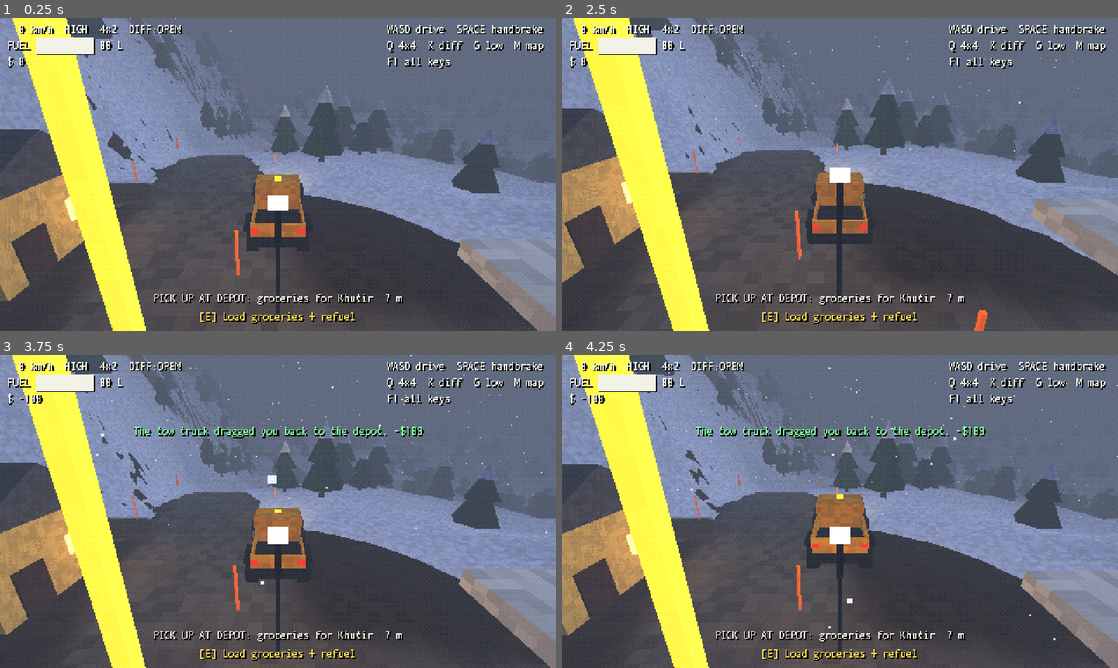
Above: before the commit, frames 1-4 (two rows, left to right).
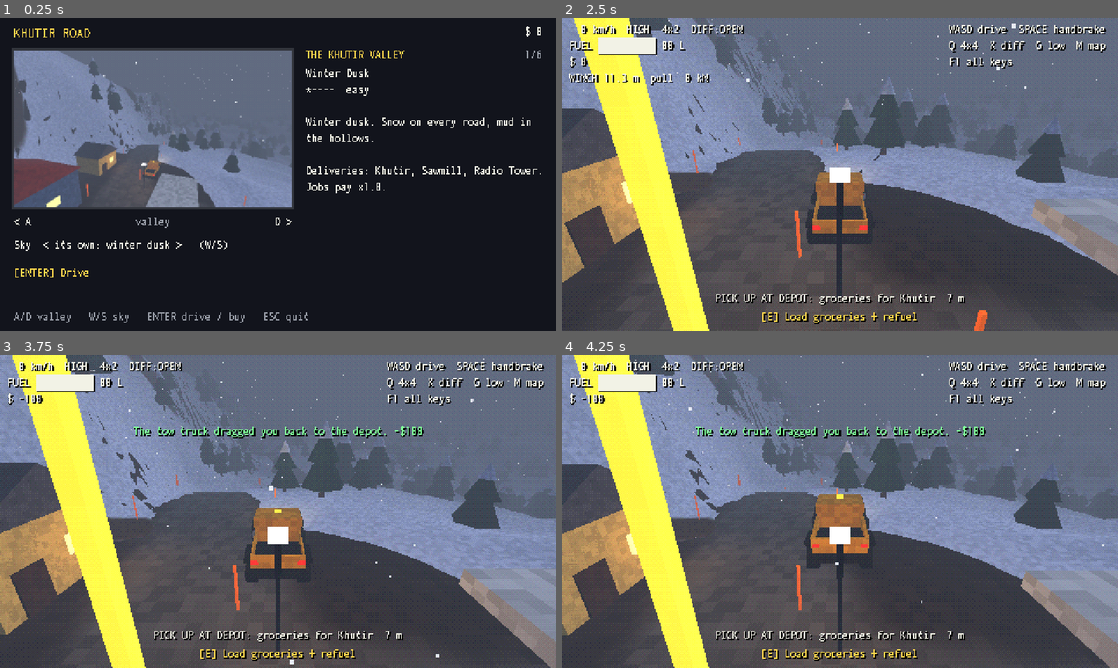
Above: after the commit, the same moments.

Repository: Codir/zsuv
Game: Godot game, scene res://scenes/game.tscn
Same seed, same stepped clock (60 frames per second), same inputs: the game is played once before the commit and once after it. Before the commit the project starts from res://scenes/main.tscn.
Inputs (mouse positions are in pixels of both pictures, inside the frame that each line leads up to):
- Up to frame 1 (0.25 s): no input
- Up to frame 2 (2.5 s): tap Enter at 0.5, 0.8 s; move the mouse to (962, 158) at 0.52 s; hold D (steer_right, bound only before the commit) 0.53-1.25 s; hold F (winch, bound only before the commit) 0.53-1.25 s; click (962, 158) at 0.67 s; drag from (728, 190) to (812, 237) at 1.27 s; move the mouse to (895, 105) at 2.02 s; hold D (steer_right) from 2.03 s (still down); hold F (winch) from 2.03 s (still down); tap Keypad Enter at 2.1 s; click (895, 105) at 2.17 s
- Up to frame 3 (3.75 s): release D (steer_right) at 2.75 s; release F (winch) at 2.75 s; drag from (250, 574) to (111, 464) at 2.77 s; move the mouse to (444, 558) at 3.52 s; hold A (steer_left) from 3.53 s (still down); hold T (recover) from 3.53 s (still down); click (444, 558) at 3.67 s
- Up to frame 4 (4.25 s): keep holding A (steer_left); keep holding T (recover); tap Keypad Enter at 3.8 s; tap R (reset) at 4.15 s

The runs differ from the first frame. In frame 1, 92% of the frame differs, in the area x 0-100%, y 0-100%; in frame 2, 1.0%; in frame 3, 0.7%; in frame 4, 0.5%.

Commit message:
The valleys screen: a picture and a card of each valley, its sky to pick, bought in order
The game now opens on the valleys (scripts/ui/start_screen.gd): a picture of each, seen from
behind the truck at its depot in its own sky, and a card of what awaits there: the sky, how
hard, the ground, where the deliveries go, how much more jobs pay. A/D or the arrows pick a
valley, W/S its sky (its own, sun, overcast, snow or rain, night), Enter drives in or buys it;
the mouse clicks the same. They open in order of difficulty for the money earned, $1500 to
$8500. Esc in a valley comes back to the screen.

scripts/systems/profile.gd keeps the money, the valleys bought, the sky picked for each and the
records in user://khutir_road.cfg (IndexedDB in a browser), saved on every change; the contracts'
money is the profile's. scripts/game.gd switches between the screen and a valley; --valley=<id>,
--autodrive and the captures go straight in with a profile in memory. ./godot.sh previews renders
the pictures (scripts/capture/previews.gd) into previews/.

Tests: the profile saves and loads; valleys open in order for money; the screen buys and drives
in with the sky picked; Esc leaves the valley for the screen.

Co-Authored-By: Claude Opus 5.5 <noreply@anthropic.com>
Claude-Session: https://claude.ai/code/session_01HDJrrk4tBGvDZtfW7wxULb

Diff:
--- a/project.godot
+++ b/project.godot
@@ -6,7 +6,7 @@
 config/name="Khutir Road"
 config/description="A PSX-style winter delivery drive down the road to a lone khutir."
 config/version="0.1.2"
-run/main_scene="res://scenes/main.tscn"
+run/main_scene="res://scenes/game.tscn"
 config/features=PackedStringArray("4.7", "GL Compatibility")
 config/icon="res://icon.svg"
 boot_splash/bg_color=Color(0.23, 0.267, 0.349, 1)
--- /dev/null
+++ b/scenes/game.tscn
@@ -0,0 +1,6 @@
+[gd_scene load_steps=2 format=3]
+
+[ext_resource type="Script" path="res://scripts/game.gd" id="1"]
+
+[node name="Game" type="Node"]
+script = ExtResource("1")
--- /dev/null
+++ b/scripts/capture/previews.gd
@@ -0,0 +1,46 @@
+extends SceneTree
+## The valleys screen's pictures: each valley in its own sky, seen from above and behind the
+## truck at its depot, looking out along its first road, saved as <out>/<id>.png at 240x135
+## (the game's 480x270 halved). Needs a window to render into:
+##   godot --path . -s res://scripts/capture/previews.gd -- --out=<dir>   (./godot.sh previews)
+
+const SCENE := preload("res://scenes/main.tscn")
+
+
+func _initialize() -> void:
+	_run.call_deferred()
+
+
+func _run() -> void:
+	var out := ProjectSettings.globalize_path("res://previews")
+	for arg in OS.get_cmdline_user_args():
+		if arg.begins_with("--out="):
+			out = arg.get_slice("=", 1)
+	DirAccess.make_dir_recursive_absolute(out)
+	AudioServer.set_bus_mute(0, true)
+	for v in Valley.all():
+		var world = SCENE.instantiate()
+		world.valley = v
+		root.add_child(world)
+		world.hud.visible = false
+		world.contracts.set_process(false)
+		world.contracts._arrow.visible = false
+		for m in world.contracts._markers:
+			m.visible = false
+		world.camera_rig.set_process(false)
+		var cam: Camera3D = world.camera_rig.camera
+		var dir := (v.roads[0][1] - v.spawn).normalized()
+		var terrain: Terrain = world.terrain
+		var from := v.spawn - dir * 20.0
+		var at := v.spawn + dir * 45.0
+		cam.global_position = Vector3(from.x, maxf(terrain.get_height(from.x, from.y), terrain.get_height(v.spawn.x, v.spawn.y)) + 12.0, from.y)
+		cam.look_at(Vector3(at.x, terrain.get_height(at.x, at.y) + 2.0, at.y), Vector3.UP)
+		for i in 45:
+			await process_frame
+		var img := root.get_texture().get_image()
+		img.resize(img.get_width() / 2, img.get_height() / 2, Image.INTERPOLATE_BILINEAR)
+		img.save_png(out.path_join(v.id + ".png"))
+		print("previews: ", v.id)
+		world.free()
+		await process_frame
+	quit()
--- /dev/null
+++ b/scripts/game.gd
@@ -0,0 +1,56 @@
+extends Node
+## The game: the valleys screen, then a valley in play; Esc in a valley comes back to the valleys.
+## --valley=<id> goes straight into a valley, and so do --autodrive, --capture=..., --maptest and
+## --winchtest (the khutir valley), with a profile kept in memory.
+
+const MAIN := preload("res://scenes/main.tscn")
+const DIRECT := ["--autodrive", "--maptest", "--winchtest", "--capture="]
+
+var profile_path := Profile.PATH  # the tests keep theirs apart
+var profile: Profile
+var screen: StartScreen
+var world: Node
+
+
+func _ready() -> void:
+	var direct := ""
+	for arg in OS.get_cmdline_user_args():
+		if arg.begins_with("--valley="):
+			direct = arg.get_slice("=", 1)
+		for d in DIRECT:
+			if arg.begins_with(d) and direct == "":
+				direct = "khutir"
+	if direct != "":
+		profile = Profile.new()
+		var v := Valley.find(direct)
+		enter(v if v else Valley.khutir(), Weather.Kind.OWN)
+	else:
+		profile = Profile.open(profile_path)
+		show_valleys()
+
+
+func show_valleys() -> void:
+	screen = StartScreen.new()
+	screen.profile = profile
+	add_child(screen)
+	screen.drive.connect(enter)
+
+
+func enter(v: Valley, kind: Weather.Kind) -> void:
+	if screen:
+		screen.queue_free()
+		screen = null
+	profile.last = v.id
+	profile.save()
+	world = MAIN.instantiate()
+	world.valley = v
+	world.weather = Weather.make(kind, v)
+	world.profile = profile
+	add_child(world)
+	world.leave.connect(_leave)
+
+
+func _leave() -> void:
+	world.queue_free()
+	world = null
+	show_valleys()
--- a/scripts/main.gd
+++ b/scripts/main.gd
@@ -3,7 +3,10 @@
 
 const POST_SHADER := preload("res://shaders/post_dither.gdshader")
 
+signal leave  # Esc: back to the valleys (scripts/game.gd)
+
 var valley: Valley  # set before the scene enters the tree; the khutir valley if not
+var profile: Profile  # the same; a profile in memory if not
 var terrain: Terrain
 var vehicle: Vehicle
 var camera_rig: CameraRig
@@ -57,6 +60,8 @@
 	contracts.spawn_pos = spawn
 	contracts.spawn_yaw = spawn_yaw
 	add_child(contracts)
+	if profile:
+		contracts.profile = profile
 	contracts.setup(vehicle, terrain, locations)
 
 	_setup_post()
@@ -115,8 +120,10 @@
 	elif event is InputEventKey and event.pressed and (event as InputEventKey).physical_keycode == KEY_ESCAPE:
 		if map_screen.visible:
 			_toggle_map()
+		elif leave.get_connections().is_empty():
+			get_tree().quit()
 		else:
-			get_tree().quit()
+			leave.emit()
 
 
 func _toggle_map() -> void:
--- a/scripts/systems/contracts.gd
+++ b/scripts/systems/contracts.gd
@@ -9,7 +9,13 @@
 
 var vehicle: Vehicle
 var terrain: Terrain
-var money := 0
+var profile := Profile.new()  # the player's, saved; one kept in memory when there is none
+var money: int:
+	get:
+		return profile.money
+	set(value):
+		profile.money = value
+		profile.save()
 var prompt := ""
 var spawn_pos := Vector3.ZERO
 var spawn_yaw := 0.0
--- /dev/null
+++ b/scripts/systems/profile.gd
@@ -0,0 +1,80 @@
+class_name Profile
+extends RefCounted
+## What a player keeps between drives: the money, the valleys bought, the sky picked for each,
+## the records. Saved to user:// on every change (in a browser that is its IndexedDB); a profile
+## with no path is kept in memory only, as the tests and the captures use it.
+
+const PATH := "user://khutir_road.cfg"
+
+var path := ""
+var money := 0
+var owned := PackedStringArray(["khutir"])
+var skies := {}  # valley id -> Weather.Kind
+var records := {}  # job key -> {time, medal}
+var last := "khutir"
+
+
+static func open(at := PATH) -> Profile:
+	var p := Profile.new()
+	p.path = at
+	var cfg := ConfigFile.new()
+	if cfg.load(at) != OK:
+		return p
+	p.money = cfg.get_value("progress", "money", 0)
+	p.owned = cfg.get_value("progress", "owned", p.owned)
+	p.last = cfg.get_value("progress", "last", "khutir")
+	p.skies = cfg.get_value("progress", "skies", {})
+	p.records = cfg.get_value("progress", "records", {})
+	if not "khutir" in p.owned:
+		p.owned.append("khutir")
+	return p
+
+
+func save() -> void:
+	if path == "":
+		return
+	var cfg := ConfigFile.new()
+	cfg.set_value("progress", "money", money)
+	cfg.set_value("progress", "owned", owned)
+	cfg.set_value("progress", "last", last)
+	cfg.set_value("progress", "skies", skies)
+	cfg.set_value("progress", "records", records)
+	cfg.save(path)
+
+
+func owns(valley_id: String) -> bool:
+	return valley_id in owned
+
+
+## Why valley v cannot be bought yet ("" when it can): they open in order, for money.
+func cannot_buy(v: Valley) -> String:
+	if owns(v.id):
+		return "owned"
+	var all := Valley.all()
+	for i in all.size():
+		if all[i].id == v.id:
+			if i > 0 and not owns(all[i - 1].id):
+				return "open %s first" % all[i - 1].title
+			break
+	if money < v.price:
+		return "$%d more to earn" % (v.price - money)
+	return ""
+
+
+## Buys valley v if it can: true when it did.
+func buy(v: Valley) -> bool:
+	if cannot_buy(v) != "":
+		return false
+	money -= v.price
+	owned.append(v.id)
+	save()
+	return true
+
+
+func sky(valley_id: String) -> Weather.Kind:
+	return skies.get(valley_id, Weather.Kind.OWN)
+
+
+func set_sky(valley_id: String, kind: Weather.Kind) -> void:
+	skies[valley_id] = kind
+	save()
--- a/scripts/ui/hud.gd
+++ b/scripts/ui/hud.gd
@@ -22,7 +22,7 @@
 M     map
 T     tow back to depot
 RMB   camera, wheel - zoom
-F1    hide help"""
+F1    hide help  ESC valleys"""
 
 var vehicle: Vehicle
 var contracts: Contracts
--- /dev/null
+++ b/scripts/ui/start_screen.gd
@@ -0,0 +1,180 @@
+class_name StartScreen
+extends CanvasLayer
+## The valleys: a picture of each and a card of what awaits there (its sky, how hard, its ground,
+## where the deliveries go, what it costs), a sky to pick, and the way in. They open in order,
+## bought with the money earned. A/D or the arrows pick a valley, W/S its sky, Enter drives or buys.
+
+signal drive(valley: Valley, kind: Weather.Kind)
+
+const BG := Color(0.07, 0.08, 0.11)
+const INK := Color(0.95, 0.95, 0.9)
+const GOLD := Color(1.0, 0.85, 0.3)
+const DIM := Color(0.6, 0.62, 0.66)
+const PREVIEW := Vector2(240, 135)
+
+var profile := Profile.new()
+var valleys := Valley.all()
+var index := 0
+var message := ""
+
+var _picture: TextureRect
+var _no_picture: Label
+var _title: Label
+var _sky: Label
+var _card: Label
+var _action: Label
+var _money: Label
+var _count: Label
+var _busy := false
+
+
+func _ready() -> void:
+	layer = 10
+	var bg := ColorRect.new()
+	bg.color = BG
+	bg.set_anchors_preset(Control.PRESET_FULL_RECT)
+	add_child(bg)
+	var head := _label(Vector2(12, 6), Vector2(240, 14), "KHUTIR ROAD", GOLD)
+	head.add_theme_font_size_override("font_size", 12)
+	_money = _label(Vector2(250, 6), Vector2(218, 14), "", INK, HORIZONTAL_ALIGNMENT_RIGHT)
+	var frame := ColorRect.new()
+	frame.color = Color(0.2, 0.21, 0.24)
+	frame.position = Vector2(10, 26)
+	frame.size = PREVIEW + Vector2(4, 4)
+	add_child(frame)
+	_picture = TextureRect.new()
+	_picture.position = Vector2(12, 28)
+	_picture.size = PREVIEW
+	_picture.expand_mode = TextureRect.EXPAND_IGNORE_SIZE
+	_picture.stretch_mode = TextureRect.STRETCH_SCALE
+	add_child(_picture)
+	_no_picture = _label(Vector2(12, 90), Vector2(PREVIEW.x, 14), "no picture yet", DIM, HORIZONTAL_ALIGNMENT_CENTER)
+	_title = _label(Vector2(264, 26), Vector2(170, 14), "", GOLD)
+	_count = _label(Vector2(430, 26), Vector2(38, 14), "", DIM, HORIZONTAL_ALIGNMENT_RIGHT)
+	_card = _label(Vector2(264, 42), Vector2(206, 124), "", INK)
+	_card.autowrap_mode = TextServer.AUTOWRAP_WORD
+	var prev := _label(Vector2(12, 170), Vector2(50, 14), "< A", INK)
+	var next := _label(Vector2(202, 170), Vector2(50, 14), "D >", INK, HORIZONTAL_ALIGNMENT_RIGHT)
+	_label(Vector2(62, 170), Vector2(140, 14), "valley", DIM, HORIZONTAL_ALIGNMENT_CENTER)
+	_sky = _label(Vector2(12, 190), Vector2(456, 14), "", INK)
+	_action = _label(Vector2(12, 214), Vector2(456, 14), "", GOLD)
+	var hints := "A/D valley   W/S sky   ENTER drive / buy"
+	if not OS.has_feature("web"):
+		hints += "   ESC quit"
+	_label(Vector2(12, 252), Vector2(456, 14), hints, DIM)
+	_clickable(prev, func() -> void: step(-1))
+	_clickable(next, func() -> void: step(1))
+	_clickable(_sky, func() -> void: step_sky(1))
+	_clickable(_action, go)
+	for i in valleys.size():
+		if valleys[i].id == profile.last:
+			index = i
+	_refresh()
+
+
+func valley() -> Valley:
+	return valleys[index]
+
+
+func step(by: int) -> void:
+	index = wrapi(index + by, 0, valleys.size())
+	message = ""
+	_refresh()
+
+
+func step_sky(by: int) -> void:
+	var v := valley()
+	profile.set_sky(v.id, wrapi(profile.sky(v.id) + by, 0, Weather.Kind.size()) as Weather.Kind)
+	_refresh()
+
+
+## Enter: drive into the valley if it is owned, buy it if it can be.
+func go() -> void:
+	if _busy:
+		return
+	var v := valley()
+	if profile.owns(v.id):
+		_busy = true
+		_action.text = "Loading %s..." % v.title
+		# Building a valley takes a moment: show that before it starts.
+		await get_tree().process_frame
+		await get_tree().process_frame
+		drive.emit(v, profile.sky(v.id))
+	elif profile.buy(v):
+		message = "%s is yours. Drive safe!" % v.title
+	else:
+		message = "Not yet: " + profile.cannot_buy(v)
+	_refresh()
+
+
+func _unhandled_input(event: InputEvent) -> void:
+	if not (event is InputEventKey and event.pressed and not event.echo):
+		return
+	match (event as InputEventKey).physical_keycode:
+		KEY_A, KEY_LEFT:
+			step(-1)
+		KEY_D, KEY_RIGHT:
+			step(1)
+		KEY_W, KEY_UP:
+			step_sky(-1)
+		KEY_S, KEY_DOWN:
+			step_sky(1)
+		KEY_ENTER, KEY_KP_ENTER, KEY_E, KEY_SPACE:
+			go()
+		KEY_ESCAPE:
+			if not OS.has_feature("web"):
+				get_tree().quit()
+		_:
+			return
+	get_viewport().set_input_as_handled()
+
+
+func _refresh() -> void:
+	var v := valley()
+	var path := "res://previews/%s.png" % v.id
+	_picture.texture = load(path) if ResourceLoader.exists(path) else null
+	_no_picture.visible = _picture.texture == null
+	_picture.modulate = Color.WHITE if profile.owns(v.id) else Color(0.55, 0.55, 0.6)
+	_title.text = v.title.to_upper()
+	_count.text = "%d/%d" % [index + 1, valleys.size()]
+	_money.text = "$ %d" % profile.money
+	var places := PackedStringArray()
+	for loc in v.locations.values():
+		if loc.has("cargo"):
+			places.append(loc.name)
+	_card.text = "%s\n%s  %s\n\n%s\n\nDeliveries: %s.\nJobs pay x%.1f." % [
+		v.own.name.capitalize(), "*".repeat(v.stars) + "-".repeat(5 - v.stars), ["", "easy", "fair", "hard", "harder", "hardest"][v.stars],
+		v.blurb, ", ".join(places), v.pay]
+	var kind := profile.sky(v.id)
+	_sky.text = "Sky  < %s >   (W/S)" % ("its own: " + v.own.name if kind == Weather.Kind.OWN else Weather.label(kind, v))
+	var why := profile.cannot_buy(v)
+	if why == "owned":
+		_action.text = "[ENTER] Drive"
+	elif why == "":
+		_action.text = "[ENTER] Buy for $%d" % v.price
+	else:
+		_action.text = "Locked: $%d. %s" % [v.price, why[0].to_upper() + why.substr(1)]
+	if message != "":
+		_action.text += "   " + message
+
+
+func _label(pos: Vector2, size: Vector2, text: String, color: Color, align := HORIZONTAL_ALIGNMENT_LEFT) -> Label:
+	var l := Label.new()
+	l.position = pos
+	l.size = size
+	l.text = text
+	l.horizontal_alignment = align
+	l.mouse_filter = Control.MOUSE_FILTER_IGNORE
+	l.add_theme_font_override("font", Psx.font())
+	l.add_theme_font_size_override("font_size", 10)
+	l.add_theme_color_override("font_color", color)
+	add_child(l)
+	return l
+
+
+func _clickable(l: Label, call: Callable) -> void:
+	l.mouse_filter = Control.MOUSE_FILTER_STOP
+	l.mouse_default_cursor_shape = Control.CURSOR_POINTING_HAND
+	l.gui_input.connect(func(e: InputEvent) -> void:
+		if e is InputEventMouseButton and e.pressed and e.button_index == MOUSE_BUTTON_LEFT:
+			call.call())
--- /dev/null
+++ b/tests/test_start.gd
@@ -0,0 +1,84 @@
+extends RefCounted
+## The valleys screen and what it keeps: the profile saves and loads, valleys open in order for
+## money, the screen buys and drives in, Esc in a valley comes back to the screen.
+
+const TEST_PATH := "user://test_profile.cfg"
+
+
+func test_the_profile_saves_and_loads(t: TCase) -> void:
+	DirAccess.remove_absolute(ProjectSettings.globalize_path(TEST_PATH))
+	var p := Profile.open(TEST_PATH)
+	t.eq(p.money, 0, "a new profile's money")
+	t.ok(p.owns("khutir") and not p.owns("steppe"), "a new profile owns the khutir valley only")
+	p.money = 2000
+	t.ok(p.buy(Valley.steppe()), "cannot buy the steppe for $2000")
+	p.set_sky("steppe", Weather.Kind.NIGHT)
+	p.records["steppe:elevator:timed"] = {"time": 42.5, "medal": 1}
+	p.last = "steppe"
+	p.save()
+	var q := Profile.open(TEST_PATH)
+	t.eq(q.money, 500, "money after buying")
+	t.ok(q.owns("steppe"), "the steppe is not kept")
+	t.eq(q.sky("steppe"), Weather.Kind.NIGHT, "the steppe's sky")
+	t.eq(q.sky("khutir"), Weather.Kind.OWN, "the khutir valley's sky")
+	t.eq(q.records.get("steppe:elevator:timed", {}).get("time", 0.0), 42.5, "a record")
+	t.eq(q.last, "steppe", "the last valley")
+	DirAccess.remove_absolute(ProjectSettings.globalize_path(TEST_PATH))
+
+
+func test_valleys_open_in_order_for_money(t: TCase) -> void:
+	var p := Profile.new()
+	var all := Valley.all()
+	t.eq(p.cannot_buy(all[0]), "owned", "the khutir valley")
+	t.eq(p.cannot_buy(all[1]), "$1500 more to earn", "the steppe with no money")
+	t.ok(p.cannot_buy(all[2]).begins_with("open The Steppe"), "Zakarpattia before the steppe: " + p.cannot_buy(all[2]))
+	t.ok(not p.buy(all[1]), "bought the steppe with no money")
+	p.money = 1600
+	t.ok(p.buy(all[1]), "cannot buy the steppe for $1600")
+	t.eq(p.money, 100, "money left")
+	t.eq(p.cannot_buy(all[2]), "$2400 more to earn", "Zakarpattia next")
+
+
+func test_the_screen_buys_and_drives_in(t: TCase) -> void:
+	var s := StartScreen.new()
+	s.profile = Profile.new()
+	t.tree.root.add_child(s)
+	var entered := []
+	s.drive.connect(func(v: Valley, kind: Weather.Kind) -> void: entered.append([v.id, kind]))
+	t.eq(s.valley().id, "khutir", "the screen opens on")
+	s.step(1)
+	t.eq(s.valley().id, "steppe", "D: the next valley")
+	await s.go()
+	t.ok(s.message.begins_with("Not yet"), "bought with no money: " + s.message)
+	s.profile.money = 1500
+	await s.go()
+	t.ok(s.profile.owns("steppe"), "the screen does not buy the steppe for $1500")
+	s.step_sky(1)
+	t.eq(s.profile.sky("steppe"), Weather.Kind.SUN, "W/S: the next sky")
+	await s.go()
+	t.eq(entered, [["steppe", Weather.Kind.SUN]], "drove into")
+	s.step(-2)
+	t.eq(s.valley().id, "carpathians", "A from the first: the last valley")
+	s.free()
+
+
+func test_esc_leaves_the_valley_for_the_screen(t: TCase) -> void:
+	var vp := SubViewport.new()
+	vp.own_world_3d = true
+	t.tree.root.add_child(vp)
+	var game = load("res://scripts/game.gd").new()
+	game.profile_path = TEST_PATH
+	vp.add_child(game)
+	t.ok(game.screen != null and game.world == null, "the game does not open on the valleys")
+	game.enter(Valley.khutir(), Weather.Kind.NIGHT)
+	await t.ticks(5)
+	t.ok(game.screen == null and game.world != null, "no valley after driving in")
+	t.ok(game.world.weather.night, "the sky picked is not the one in play")
+	var esc := InputEventKey.new()
+	esc.physical_keycode = KEY_ESCAPE
+	esc.pressed = true
+	game.world._unhandled_input(esc)
+	await t.ticks(2)
+	t.ok(game.screen != null and game.world == null, "Esc does not leave the valley for the screen")
+	vp.free()
+	DirAccess.remove_absolute(ProjectSettings.globalize_path(TEST_PATH))
Binary file added: previews/carpathians.png
Not shown, added: previews/carpathians.png.import
Binary file added: previews/khutir.png
Not shown, added: previews/khutir.png.import
Binary file added: previews/oleshky.png
Not shown, added: previews/oleshky.png.import
Binary file added: previews/polissia.png
Not shown, added: previews/polissia.png.import
Binary file added: previews/steppe.png
Not shown, added: previews/steppe.png.import
Binary file added: previews/zakarpattia.png
Not shown, added: previews/zakarpattia.png.import
(and 6 more such lines)
